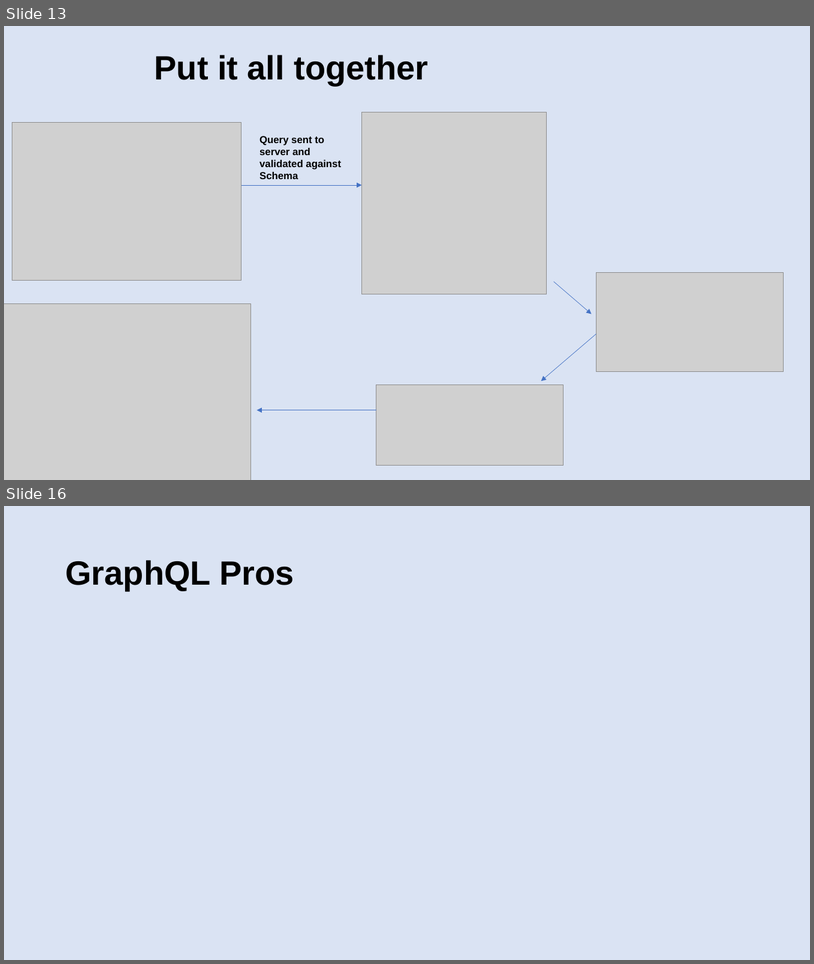
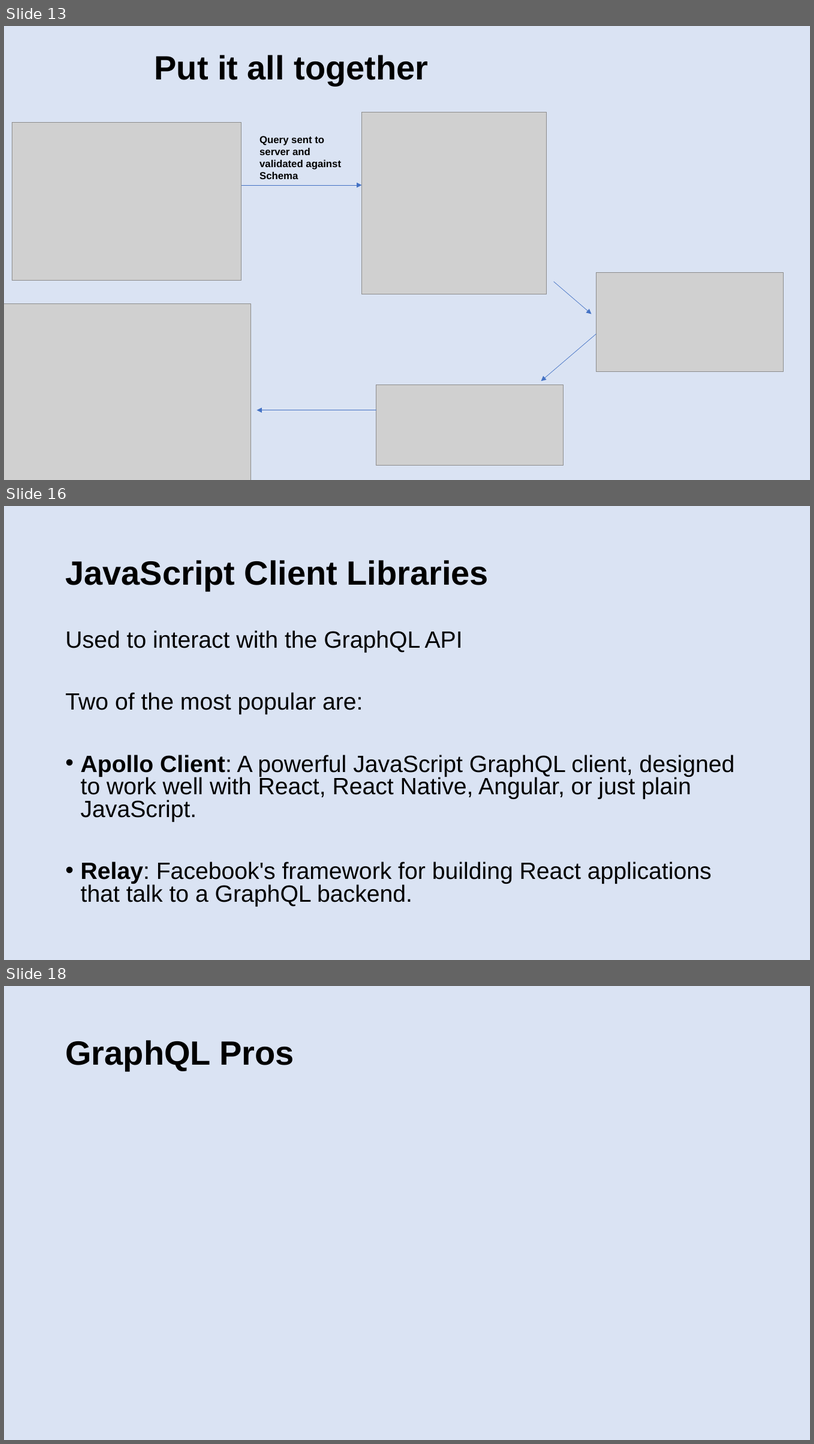
Before and after one commit to patelg123/graphql-presentation, a slide deck: current.pptx. Shown one above the other, each under a label of ours: slides 13 and 16 before the commit, slides 13, 16 and 18 after it; the slides between them are not shown. The pictures are 814x964 and 814x1444 pixels, drawn with LibreOffice and Linux fonts; fonts in the diff are those of the drawing; grey boxes stand for pictures. Boxes give left, top, right and bottom in pixels: in the first picture for what was removed or moved away, otherwise in the second. Text is boxed around its words. In the diff, an @@ line names an element or a change of style, - is before the commit and + after.

Commit message:
More changes

```diff
--- a/current.pptx
+++ b/current.pptx
@@ slide 16 added at (x1=4, y1=506, x2=810, y2=960), background #DAE3F3 @@
@@ title added at (x1=65, y1=560, x2=489, y2=591), 40 pt, text #000000, bold @@
+JavaScript Client Libraries
@@ text added at (x1=65, y1=630, x2=735, y2=906), 28 pt, text #000000 @@
+Used to interact with the GraphQL API
+Two of the most popular are:
+• Apollo Client: A powerful JavaScript GraphQL client, designed to work well with React, React Native, Angular, or just plain JavaScript.
+• Relay: Facebook's framework for building React applications that talk to a GraphQL backend.
@@ what was slide 16 is now slide 18 @@
```
Also in this commit, not shown: 1 slide changed, 2 other slides added, 1 slide removed.
